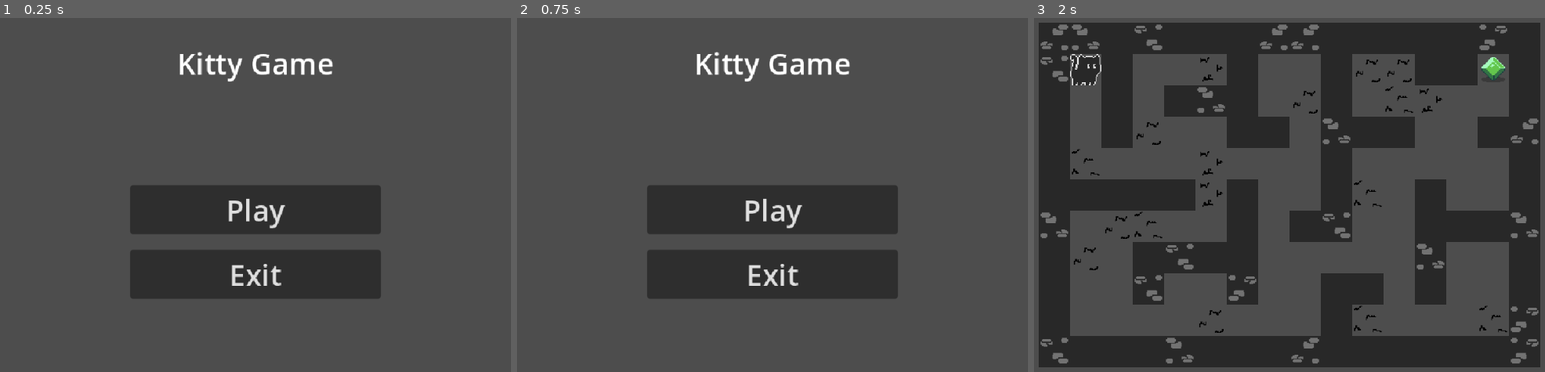
Above: before the commit, frames 1-3 (left to right).
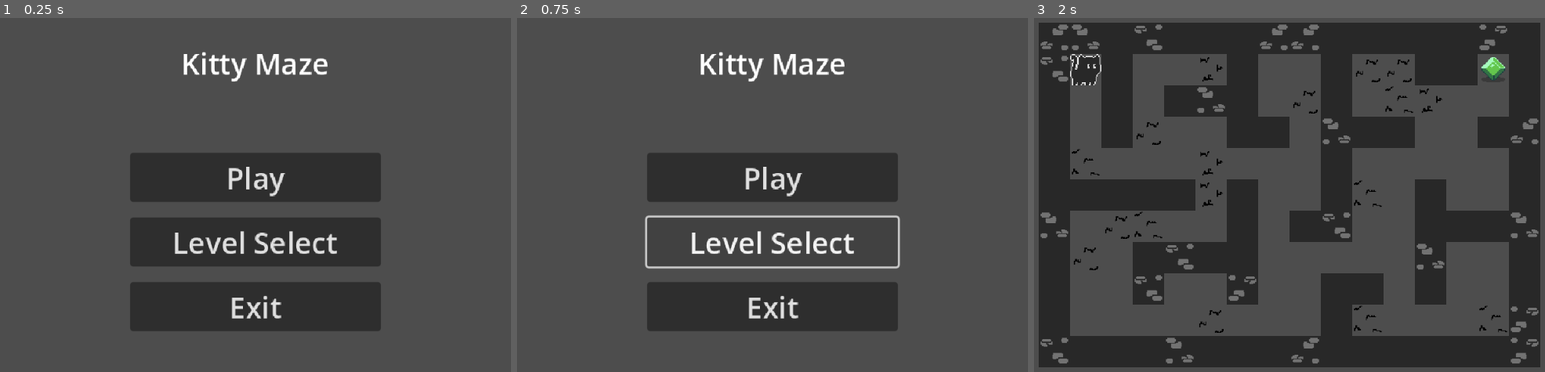
Above: after the commit, the same moments.

Repository: edshin7/Maze-Game-Godot
Game: Godot game, scene res://UI/main_menu.tscn
The game is run twice, just before and just after one commit, with the same random seed, the same clock (stepped at 60 frames per second) and the same inputs. The project has no main scene, so this scene is started directly.
Inputs (mouse positions are in pixels of both pictures, inside the frame that each line leads up to):
- Up to frame 1 (0.25 s): no input
- Up to frame 2 (0.75 s): click (772, 241) at 0.5 s, where only the run after the commit has a clickable "Level Select"
- Up to frame 3 (2 s): click "Play" at 1.25 s

The runs differ from the first frame. In frame 1, 16% of the frame differs, in the area x 25-75%, y 9-89%; in frame 2, 15%; in frame 3, nothing differs.

Commit message:
First commit for Task 5

Diff:
--- /dev/null
+++ b/UI/level_select_page.tscn
@@ -0,0 +1,29 @@
+[gd_scene format=3 uid="uid://bpr1ack8uafwm"]
+
+[node name="LevelSelectPage" type="Control"]
+layout_mode = 3
+anchors_preset = 15
+anchor_right = 1.0
+anchor_bottom = 1.0
+grow_horizontal = 2
+grow_vertical = 2
+
+[node name="LevelSelectLabel" type="Label" parent="."]
+layout_mode = 1
+anchors_preset = 10
+anchor_right = 1.0
+offset_top = 64.0
+offset_bottom = 147.0
+grow_horizontal = 2
+theme_override_colors/font_color = Color(1, 1, 1, 1)
+theme_override_font_sizes/font_size = 30
+text = "Select Level"
+horizontal_alignment = 1
+vertical_alignment = 1
+
+[node name="HBoxContainer" type="HBoxContainer" parent="."]
+layout_mode = 0
+offset_left = 64.0
+offset_top = 192.0
+offset_right = 576.0
+offset_bottom = 256.0
--- a/UI/main_menu.tscn
+++ b/UI/main_menu.tscn
@@ -20,7 +20,7 @@
 grow_horizontal = 2
 theme_override_colors/font_color = Color(1, 1, 1, 1)
 theme_override_font_sizes/font_size = 30
-text = "Kitty Game"
+text = "Kitty Maze"
 horizontal_alignment = 1
 vertical_alignment = 1
 
@@ -47,6 +47,12 @@
 theme_override_font_sizes/font_size = 30
 text = "Play"
 
+[node name="LevelButton" type="Button" parent="Buttons"]
+layout_mode = 2
+theme_override_colors/font_color = Color(0.875, 0.875, 0.875, 1)
+theme_override_font_sizes/font_size = 30
+text = "Level Select"
+
 [node name="ExitButton" type="Button" parent="Buttons"]
 layout_mode = 2
 theme_override_colors/font_color = Color(0.875, 0.875, 0.875, 1)
